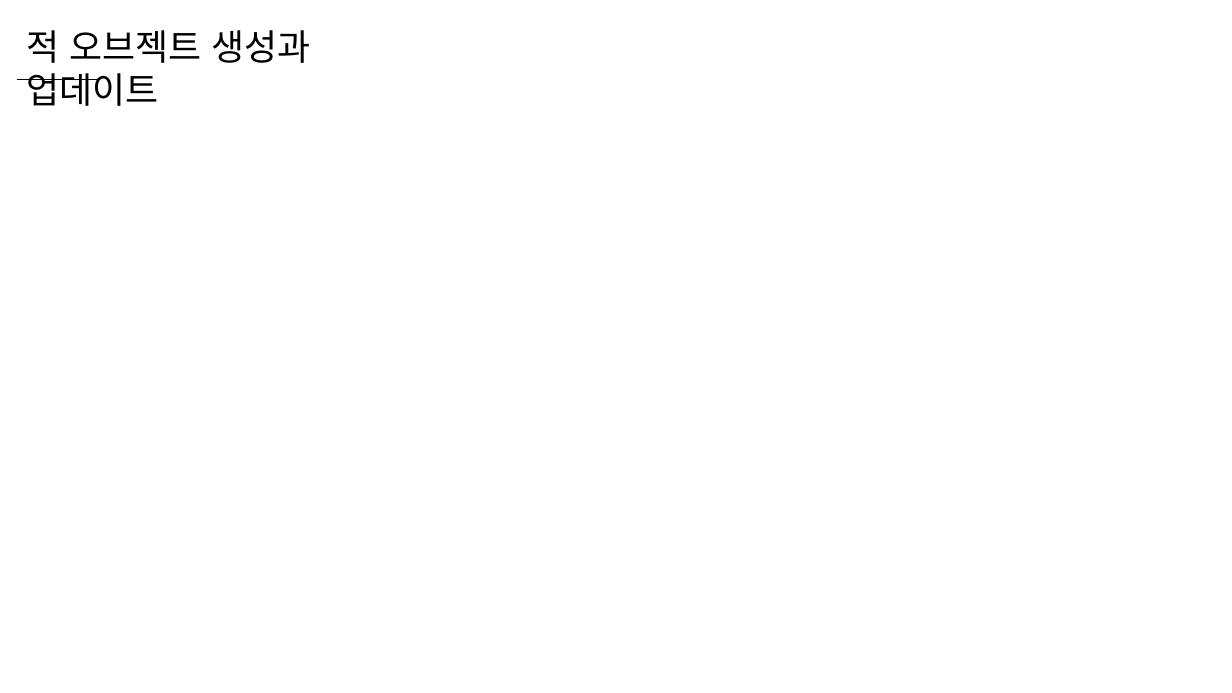
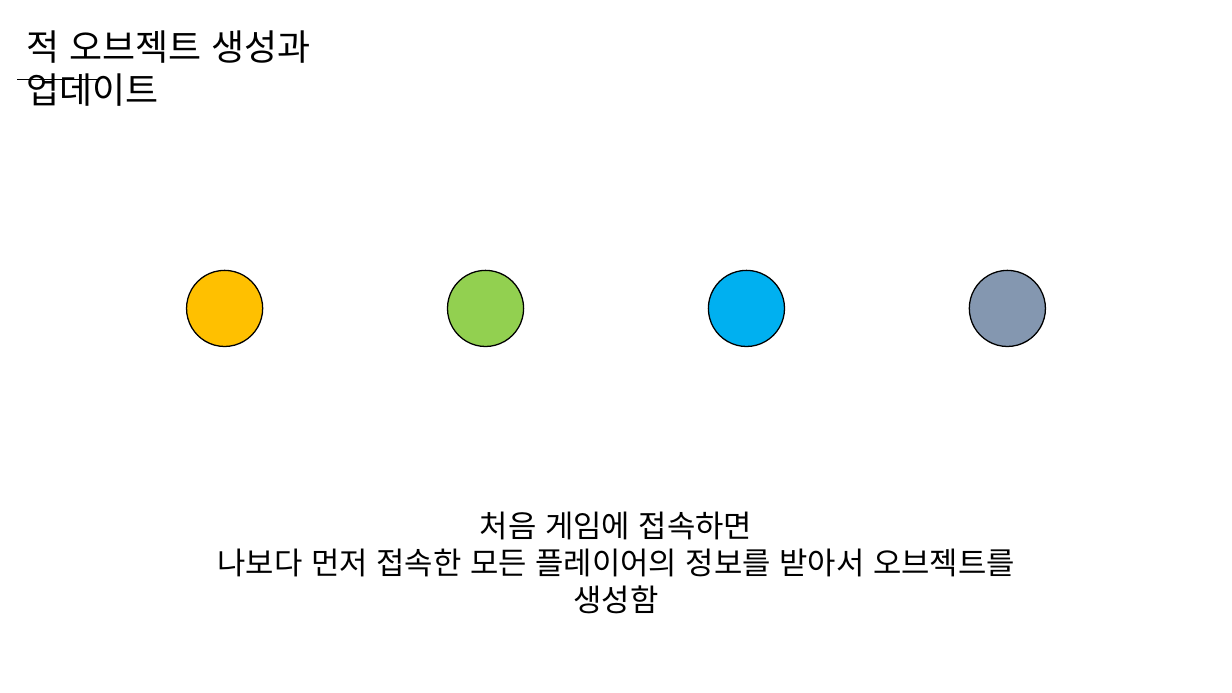
Before and after one commit to WooLyung/2023-Unity-Lecture, a slide deck: slide 11 of Day 3.pptx. Drawn at 1232x693 pixels with LibreOffice and Linux fonts; fonts in the diff are those of the drawing. Boxes give left, top, right and bottom in pixels: in the first picture for what was removed or moved away, otherwise in the second. Text is boxed around its words. In the diff, an @@ line names an element or a change of style, - is before the commit and + after.

Commit message:
3주차 프로젝트 및 ppt 완성

```diff
--- a/Day 3.pptx
+++ b/Day 3.pptx
@@ ellipse added at (x1=187, y1=271, x2=262, y2=347), fill #FFC000, outline #000000 1 pt @@
@@ ellipse added at (x1=447, y1=271, x2=523, y2=347), fill #92D050, outline #000000 1 pt @@
@@ ellipse added at (x1=709, y1=271, x2=785, y2=347), fill #00B0F0, outline #000000 1 pt @@
@@ ellipse added at (x1=970, y1=271, x2=1045, y2=347), fill #8497B0, outline #000000 1 pt @@
@@ text added at (x1=217, y1=511, x2=1015, y2=577), 24 pt, text #000000 @@
+처음 게임에 접속하면
+나보다 먼저 접속한 모든 플레이어의 정보를 받아서 오브젝트를 생성함
```
Also in this commit, not shown: 2 other slides changed, 30 slides added, 10 other files.
